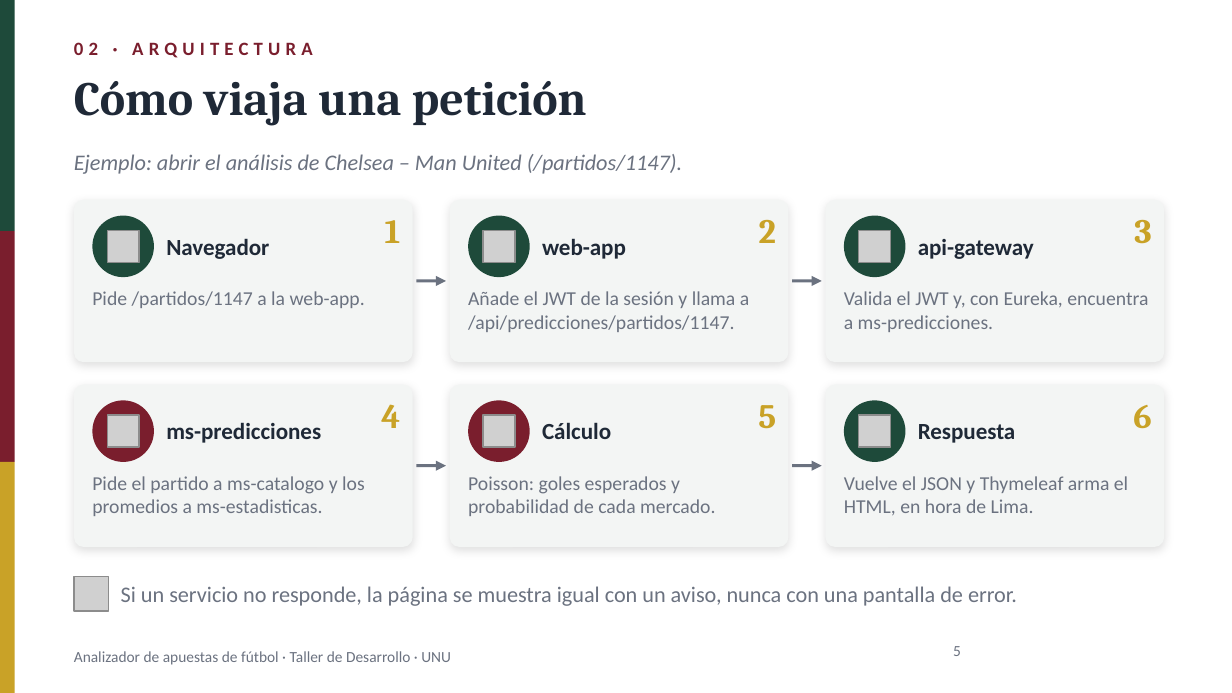
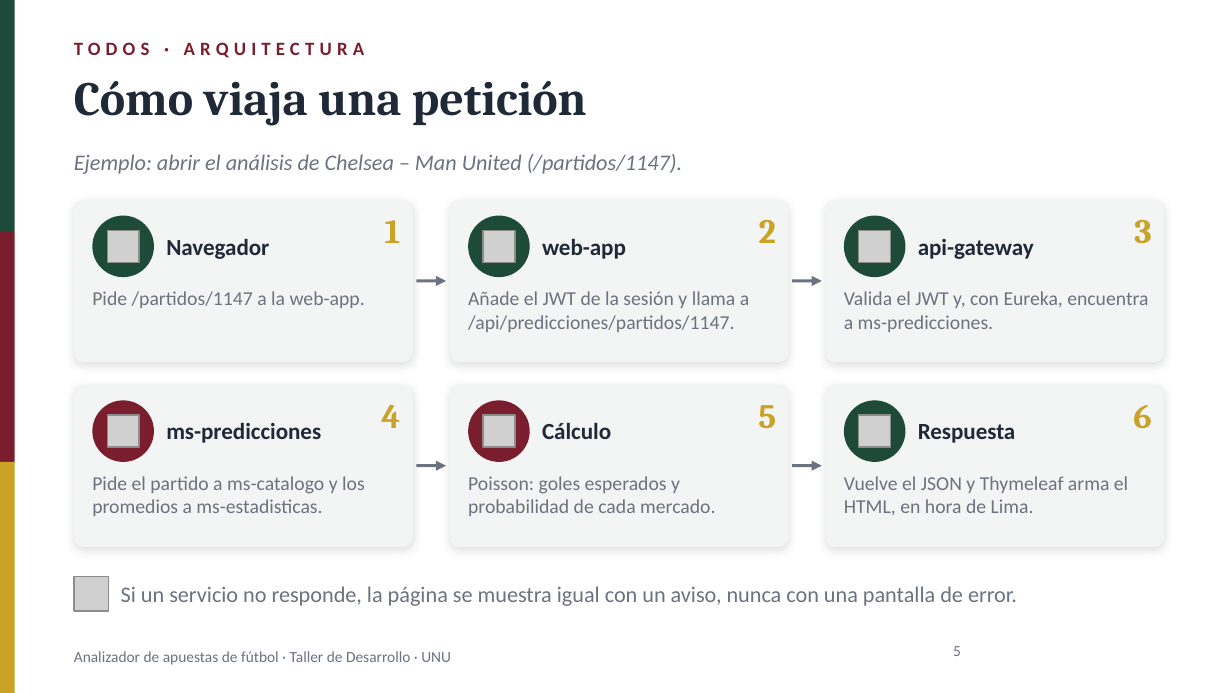
Before and after one commit to Renindstone/app-apuestas-universidad, a slide deck: slide 5 of docs/PresentacionApuestas_2nov2026.pptx. Drawn at 1232x693 pixels with LibreOffice and Linux fonts; fonts in the diff are those of the drawing; grey boxes stand for pictures; background and template pictures are left out. Boxes give left, top, right and bottom in pixels: in the first picture for what was removed or moved away, otherwise in the second. Text is boxed around its words. In the diff, an @@ line names an element or a change of style, - is before the commit and + after.

```diff
--- a/docs/PresentacionApuestas_2nov2026.pptx
+++ b/docs/PresentacionApuestas_2nov2026.pptx
@@ text at bbox=[74, 42, 365, 58]: text changed @@
-02 · ARQUITECTURA
+TODOS · ARQUITECTURA
```
Also in this commit, not shown: 15 other slides changed, 8 slides added, 1 slide removed, 3 other files.
